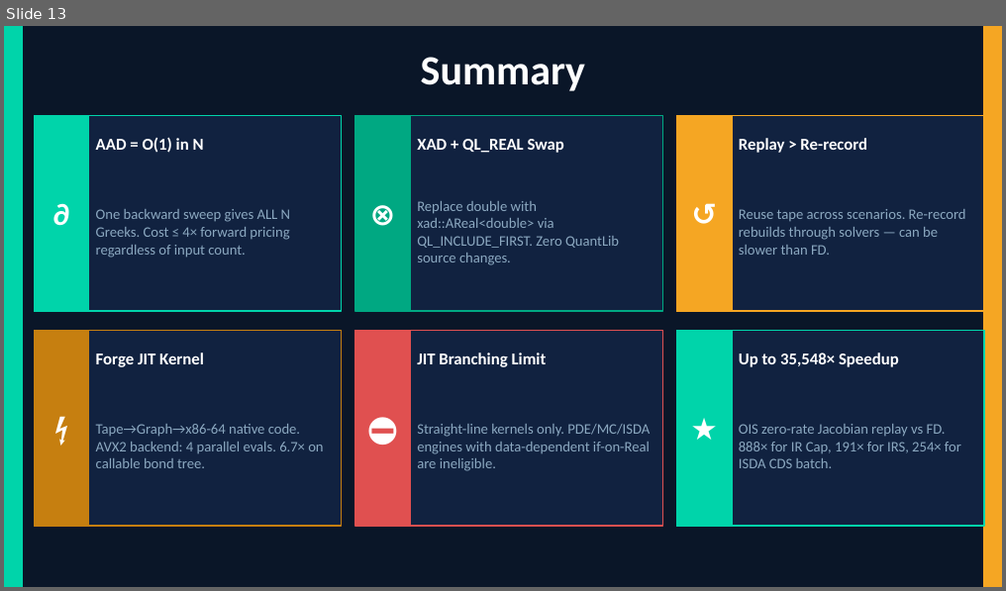
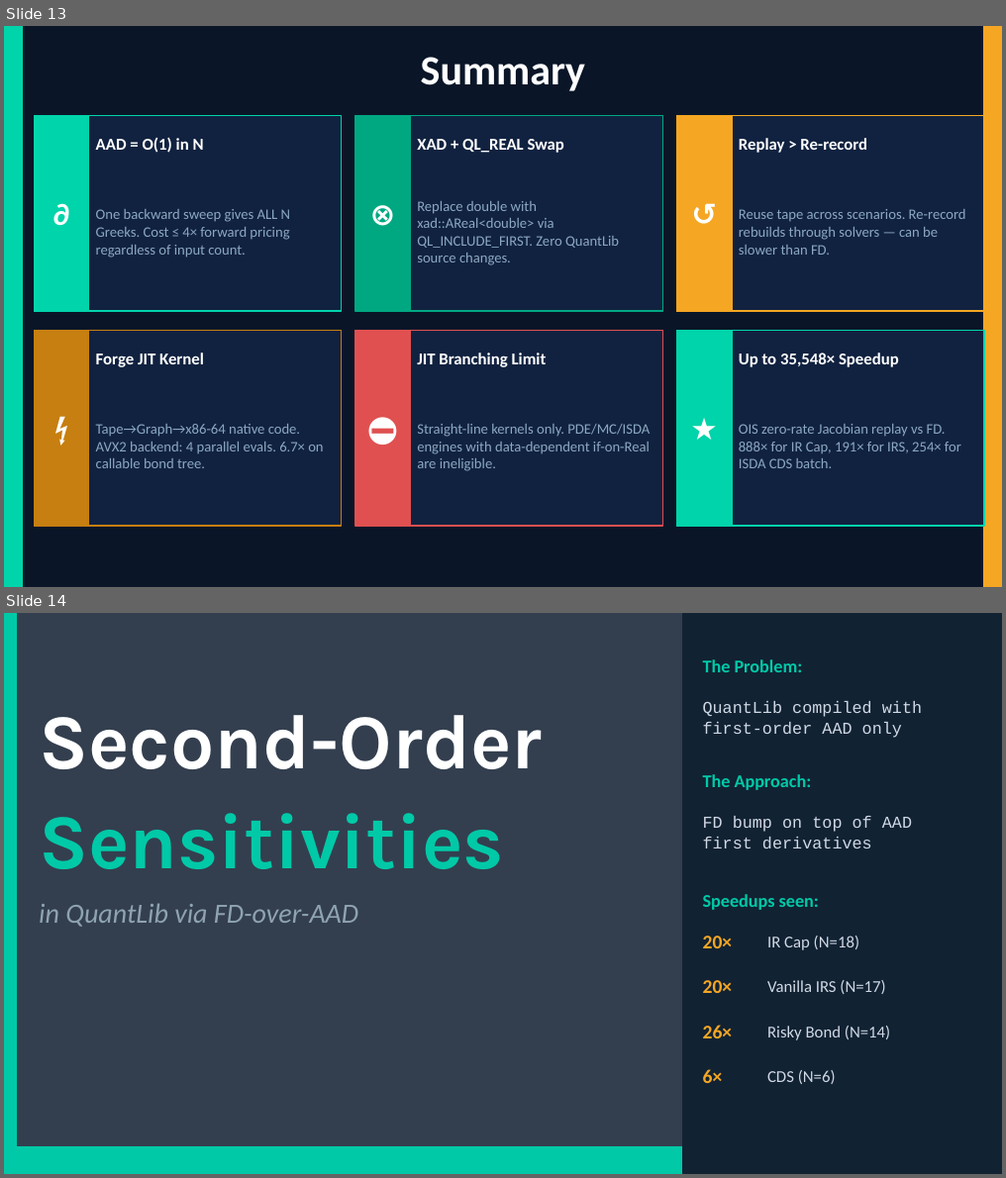
Before and after one commit to judejinjin/ad_tutorial, a slide deck: QuantLib_AAD_JIT.pptx. Shown one above the other, each under a label of ours: slide 13 before the commit, slides 13 and 14 after it. The pictures are 1006x591 and 1006x1178 pixels, drawn with LibreOffice and Linux fonts; fonts in the diff are those of the drawing. Boxes give left, top, right and bottom in pixels: in the first picture for what was removed or moved away, otherwise in the second. Text is boxed around its words. In the diff, an @@ line names an element or a change of style, - is before the commit and + after.

```diff
--- a/QuantLib_AAD_JIT.pptx
+++ b/QuantLib_AAD_JIT.pptx
@@ slide 14 added at box(4, 613, 1002, 1174), background #333F50 @@
@@ rectangle added at box(4, 613, 16, 1173), fill #00C9A7, outline #00C9A7 1 pt @@
@@ rectangle added at box(682, 613, 1002, 1173), fill #112233, outline #112233 1 pt @@
@@ text added at box(703, 660, 803, 672), 13 pt, text #00C9A7, bold @@
+The Problem:
@@ text added at box(703, 701, 922, 738), 12 pt, text #D0D8E4 @@
+QuantLib compiled with
+first-order AAD only
@@ text added at box(39, 715, 542, 769), 56 pt, text #FFFFFF, bold @@
+Second-Order
@@ text added at box(703, 774, 812, 790), 13 pt, text #00C9A7, bold @@
+The Approach:
@@ text added at box(39, 813, 504, 869), 56 pt, text #00C9A7, bold @@
+Sensitivities
@@ text added at box(703, 816, 912, 849), 12 pt, text #D0D8E4 @@
+FD bump on top of AAD
+first derivatives
@@ text added at box(39, 903, 358, 927), 20 pt, text #8FA3B1, italic @@
+in QuantLib via FD-over-AAD
@@ text added at box(703, 894, 819, 910), 13 pt, text #00C9A7, bold @@
+Speedups seen:
@@ text added at box(703, 936, 733, 949), 14 pt, text #F5A623, bold @@
+20×
@@ text added at box(767, 936, 859, 951), 12 pt, text #D0D8E4 @@
+IR Cap (N=18)
@@ text added at box(703, 980, 733, 993), 14 pt, text #F5A623, bold @@
+20×
@@ text added at box(767, 980, 885, 994), 12 pt, text #D0D8E4 @@
+Vanilla IRS (N=17)
@@ text added at box(703, 1025, 733, 1039), 14 pt, text #F5A623, bold @@
+26×
@@ text added at box(767, 1026, 890, 1041), 12 pt, text #D0D8E4 @@
+Risky Bond (N=14)
@@ text added at box(703, 1069, 723, 1083), 14 pt, text #F5A623, bold @@
+6×
@@ text added at box(767, 1070, 836, 1084), 12 pt, text #D0D8E4 @@
+CDS (N=6)
@@ rectangle added at box(4, 1147, 1002, 1174), fill #00C9A7, outline #00C9A7 1 pt @@
```
Also in this commit, not shown: 8 other slides added.
